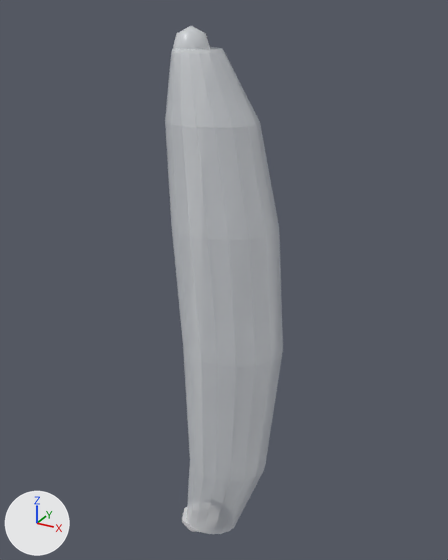
A saved change to the glTF model assets/landmarks/jeddah_fountain.glb.
Before and after are seen from a 50 mm lens placed at (143.0, -232.0, 269.0), pointed at (12.0, 6.0, 149.0). Lighting does not change. The marker at lower left points along +X, +Y and +Z. The older version comes first. Where no turn or scale is listed for an object, it has been applied to the vertices. Vertices at exactly the same position are counted once.

In view in the first picture: 'jet' and 1 more.
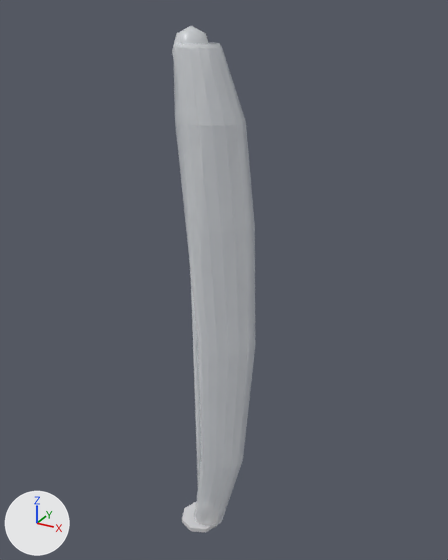
Pixel boxes [x1, y1, x2, y2] of what changed, in the pictures (448 x 560 px; the box of a moved part takes in the faces that stretch with it):
'jet', reshaped (29% narrower): before [165, 26, 283, 534]; after [172, 26, 255, 526]
part 1 of me_jet, moved or reshaped: before [165, 47, 283, 534]; after [173, 42, 255, 526]

The change, as a diff of the scene's bpy script:
```diff
--- a/assets/landmarks/jeddah_fountain.glb.py
+++ b/assets/landmarks/jeddah_fountain.glb.py
@@ me_jet @@
 # used by ob_jet; location = (0.0, 0.0, 0.0)
-me_jet.from_pydata(...)  # 326 vertices, 648 faces; spans x -9.0..45.0, y -22.0..22.0, z 3.0..262.0
+me_jet.from_pydata(...)  # 326 vertices, 648 faces; spans x -8.0..31.0, y -14.0..14.0, z 3.0..262.0
+# me_jet part 1: 240 of 326 vertices moved; they spanned x -9.0..45.0, y -22.0..22.0, z 4.0..254.0 and now span x -6.0..31.0, y -14.0..14.0, z 4.0..256.0; mean shift (-1.0, 0.0, 0.0); largest move (45.0, 0.0, 120.0) -> (31.0, 0.0, 120.0)
 me_jet.materials.append(mat_spray)
```
